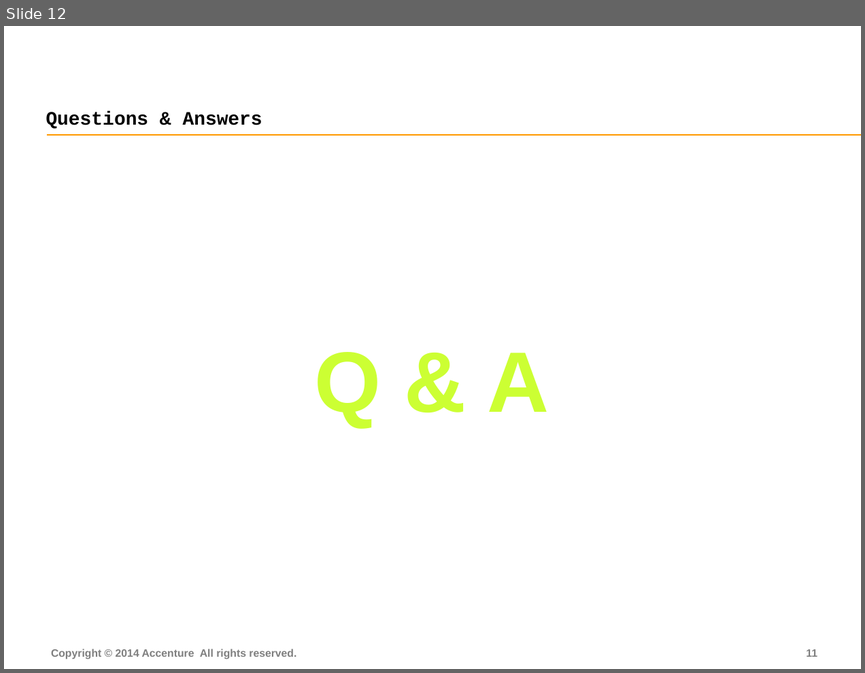
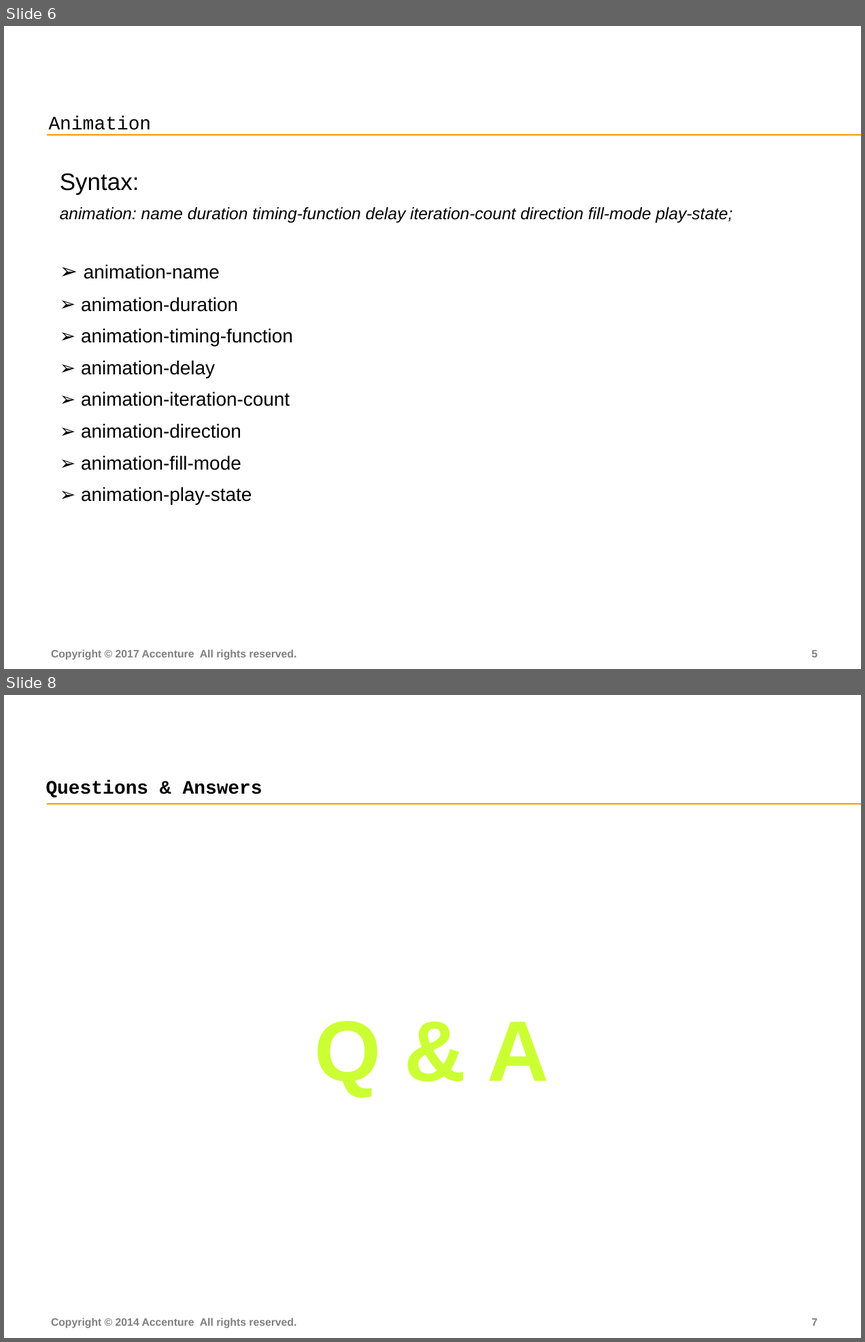
Before and after one commit to FS-Angular-Interest-Group/AngularTraining, a slide deck: PPT/10-Accenture-FS-Animation.pptx. Shown one above the other, each under a label of ours: slide 12 before the commit, slides 6 and 8 after it; the slides between them are not shown. The pictures are 865x673 and 865x1342 pixels, drawn with LibreOffice and Linux fonts; fonts in the diff are those of the drawing. Boxes give left, top, right and bottom in pixels: in the first picture for what was removed or moved away, otherwise in the second. Text is boxed around its words. In the diff, an @@ line names an element or a change of style, - is before the commit and + after.

```diff
--- a/PPT/10-Accenture-FS-Animation.pptx
+++ b/PPT/10-Accenture-FS-Animation.pptx
@@ slide 6 added at box(4, 26, 861, 669), background #FFFFFF; not listed: 1 template element that a slide beside it also shows @@
@@ text added at box(49, 116, 152, 135), 16 pt, text #000000 @@
+Animation
@@ table added at box(51, 151, 817, 622), 1 rows, 1 columns @@
+Syntax: / animation: name duration timing-function delay iteration-count direction fill-mode play-state; / animation-name / animation-duration / animation-timing-function / animation-delay / animation-iteration-count / animation-direction / animation-fill-mode / animation-play-state
@@ text added at box(51, 649, 296, 659), 9 pt, text #7F7F7F, bold @@
+Copyright © 2017 Accenture All rights reserved.
@@ page number added at box(811, 650, 817, 657), 9 pt, text #7F7F7F, bold @@
+5
@@ what was slide 12 is now slide 8 @@
@@ page number at box(811, 1318, 817, 1325): text changed @@
-11
+7
```
Also in this commit, not shown: 3 slides changed, 3 other slides added, 8 slides removed.
